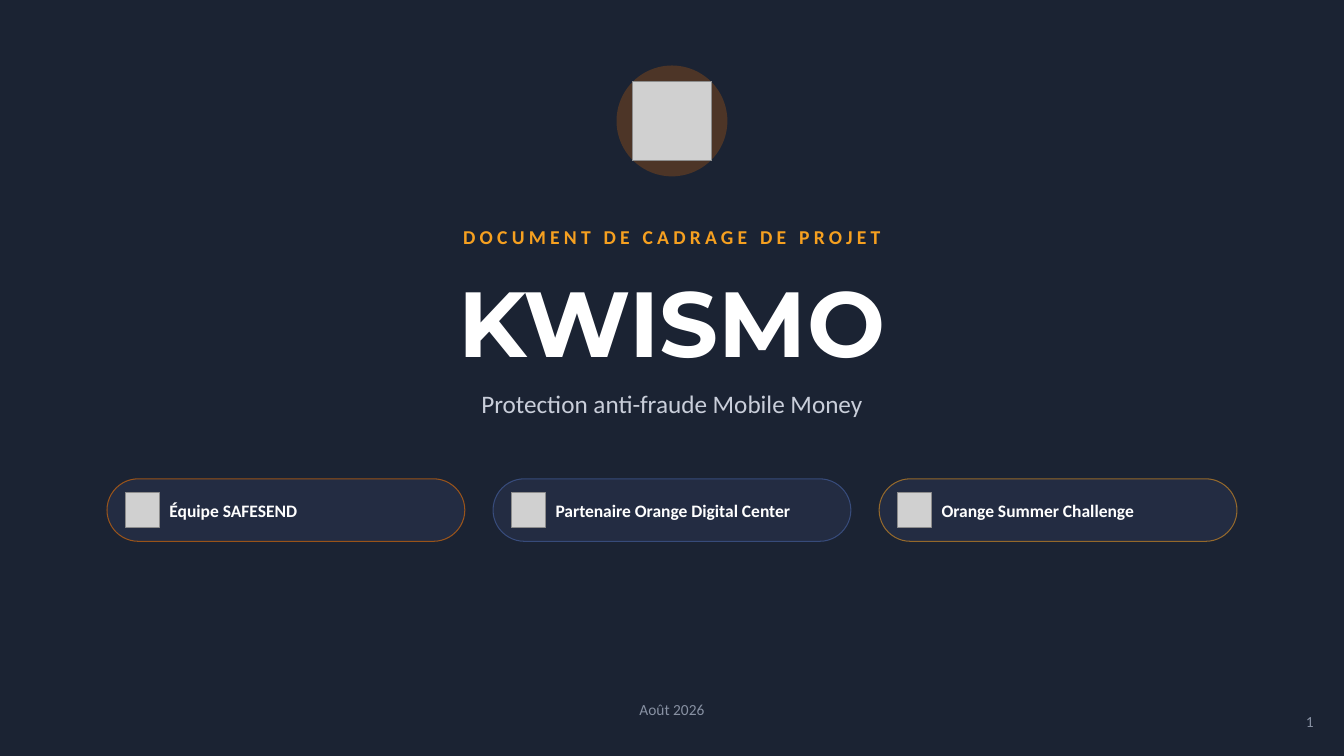
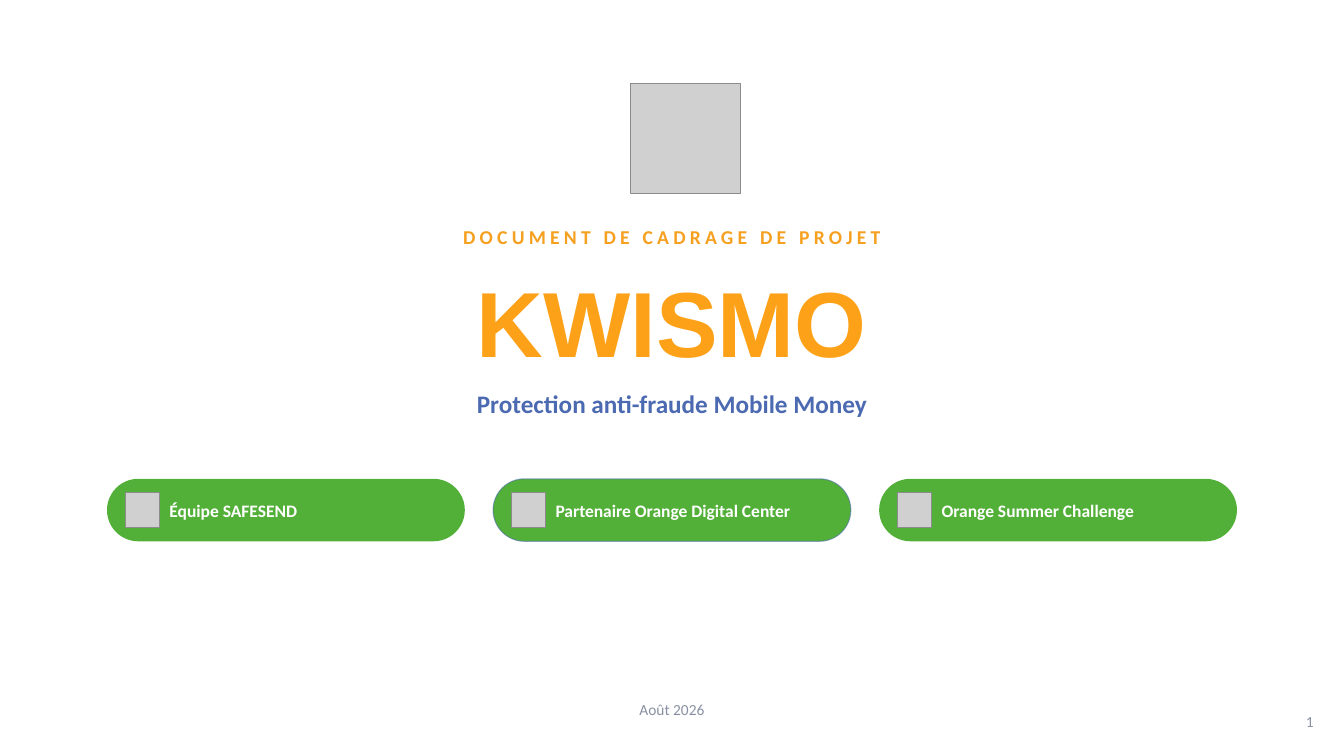
Before and after one commit to kwismo-support/Kwismo, a slide deck: slide 1 of cadrage/KWISMO_Presentation.pptx. Drawn at 1344x756 pixels with LibreOffice and Linux fonts; fonts in the diff are those of the drawing; grey boxes stand for pictures; background and template pictures are left out. Boxes give left, top, right and bottom in pixels: in the first picture for what was removed or moved away, otherwise in the second. Text is boxed around its words. In the diff, an @@ line names an element or a change of style, - is before the commit and + after.

```diff
--- a/cadrage/KWISMO_Presentation.pptx
+++ b/cadrage/KWISMO_Presentation.pptx
@@ background picture (left out) to #FFFFFF @@
@@ ellipse removed at [617,66,728,176] @@
@@ picture added at [631,84,741,194] @@
@@ picture removed at [632,81,712,160] @@
@@ text "KWISMO" at [477,292,867,358]: font Montserrat to Arial, text colour #FFFFFF to #FDA218 @@
@@ text "Protection anti-fraude Mobile Money" at [477,395,866,417]: text colour #C9CEDA to #4C6AB1, bold on @@
@@ rounded rectangle at [107,479,465,541]: fill #232C42 to #52B038; outline #FF7900 0.75 pt to none @@
@@ rounded rectangle at [493,479,851,541]: fill #232C42 to #52B038 @@
@@ rounded rectangle at [879,479,1237,541]: fill #232C42 to #52B038; outline #F6A020 0.75 pt to none @@
```
Also in this commit, not shown: 24 other slides changed, 3 other files.
